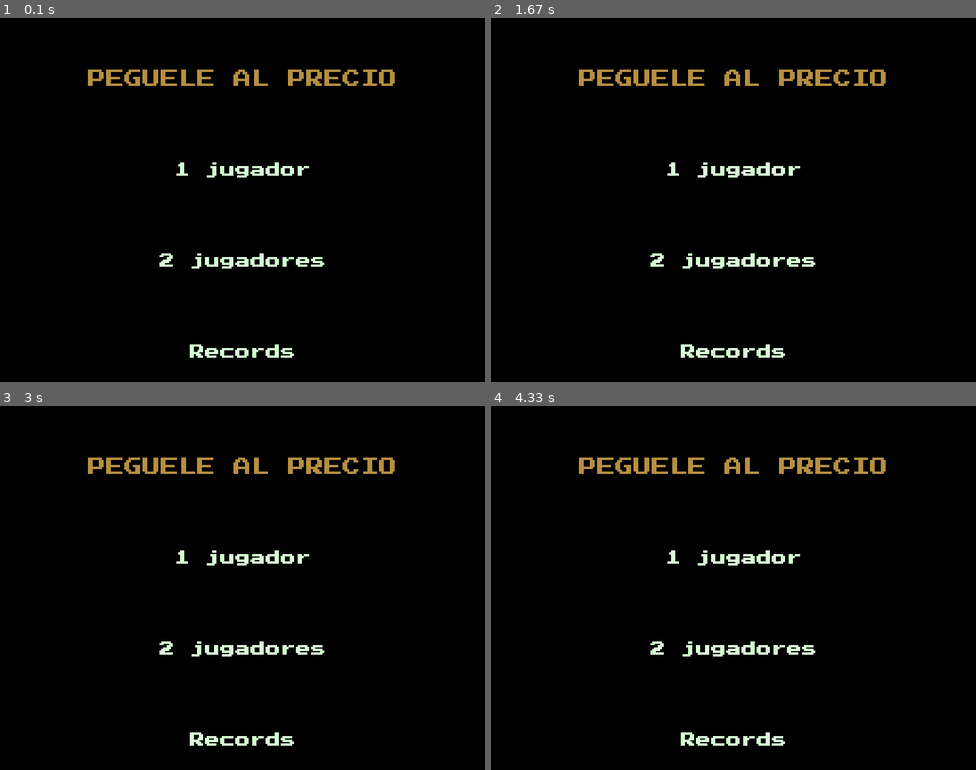
Above: before the commit, frames 1-4 (two rows, left to right).
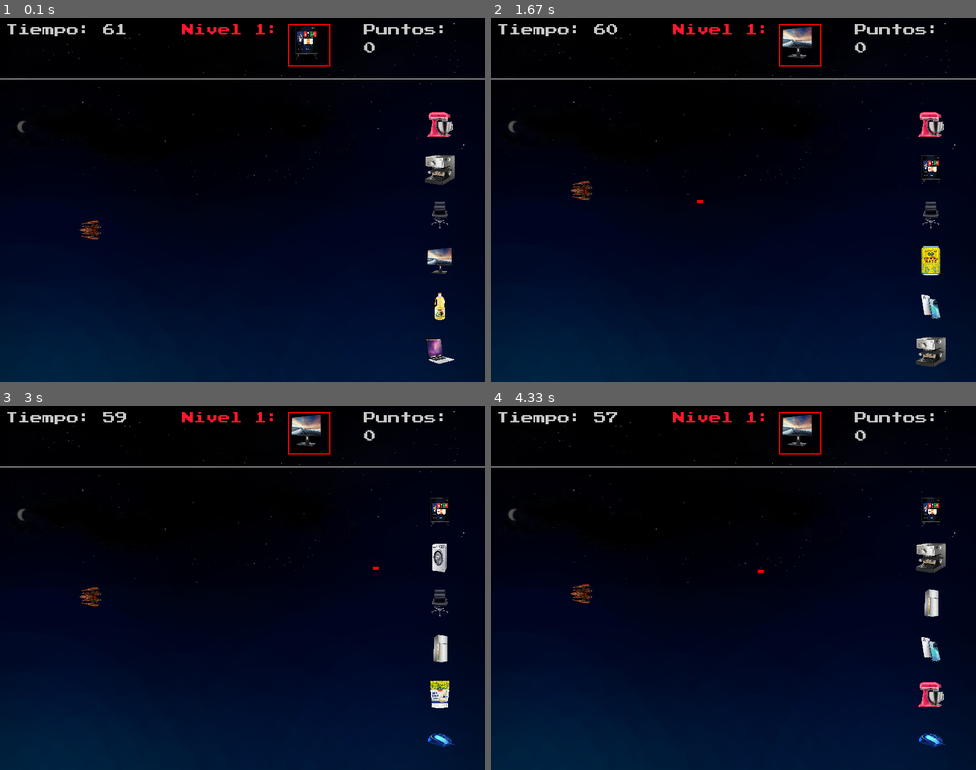
Above: after the commit, the same moments.

Repository: Pungsis/pygame-Cabrera-Porsia
Game: pygame game, started from principal.py
The game is run twice, just before and just after one commit, with the same random seed, the same clock (stepped at 60 frames per second) and the same inputs.
Inputs:
- Up to frame 1 (0.1 s): no input
- Up to frame 2 (1.67 s): hold W 0.33-0.8 s; hold S 0.83-1.13 s; tap Right Ctrl at 1.17, 1.57 s; hold W from 1.5 s (still down)
- Up to frame 3 (3 s): release W at 1.87 s; hold S 1.9-2.27 s; tap Right Ctrl at 1.97, 2.37, 2.7 s; hold W 2.3-2.6 s; hold S 2.63-2.93 s; hold W from 2.97 s (still down)
- Up to frame 4 (4.33 s): tap Right Ctrl at 3.03, 3.43, 3.83, 4.17 s; release W at 3.33 s; hold S 3.37-3.73 s; hold W 3.77-4.07 s; hold S from 4.1 s (still down)

The runs differ from the first frame. In frame 1, 52% of the frame differs, in the area x 0-100%, y 1-100%; in frame 2, 52%; in frame 3, 52%; in frame 4, 52%.

Commit message:
agregada nuevas funcionalidades

Diff:
--- a/configuracion.py
+++ b/configuracion.py
@@ -1,7 +1,7 @@
 MINIMO = 40
 TAMANNO_LETRA = 30
 TAMANNO_LETRA_GRANDE = 80
-FPS_inicial = 3
+FPS_INICIAL = 30
 TIEMPO_MAX = 61
 N = 6
 
@@ -13,3 +13,5 @@
 COLOR_TIEMPO_FINAL = (200,20,10)
 MARGEN = 1000
 ESPACIO = 50
+IMAGEN_PRODUCTO_WIDTH = 50
+IMAGEN_PRODUCTO_HEIGHT = 50
--- a/datosRecords.txt
+++ b/datosRecords.txt
@@ -1,8 +1,16 @@
-1938,SON
+1938,WOS
 9282,PEN
 9282,PAS
 9282,PER
 9232,PDS
 9282,PER
 9713,PER
-22182,PON
+2000,BAN
+2000,POA
+112716,POR
+202532,POR
+11360,PNZ
+7212,SDZ
+2055,ASD
+39456,PER
+16565,PER
--- a/extras.py
+++ b/extras.py
@@ -1,26 +1,24 @@
 import random
-import pygame
+import pygame, os
 from pygame.locals import *
 from configuracion import *
 
 
-def dameLetraApretada(key):
-    if K_0 <= key <= K_9:
-        return str(key - K_0)
-    else:
-        return ""
 
 
-def dibujar(screen, productos_en_pantalla, producto_principal, producto_candidato, puntos, segundos):
 
-    defaultFont = pygame.font.Font(pygame.font.get_default_font(), 20)
-    defaultFontGrande = pygame.font.Font(pygame.font.get_default_font(), 30)
+def dibujar(screen, productos_en_pantalla, producto_principal, producto_candidato, puntos, segundos, nivel):
+
+    defaultFont = pygame.font.Font("assets/font.ttf", 20)
+    defaultFontGrande = pygame.font.Font("assets/font.ttf", 30)
 
     # Linea del piso
     pygame.draw.line(screen, (255, 255, 255),
-                     (0, ALTO-70), (ANCHO, ALTO-70), 5)
+                     (0, 100), (ANCHO, 100), 1)
     ren1 = defaultFont.render(producto_candidato, 1, COLOR_TEXTO)
-    ren2 = defaultFont.render("Puntos: " + str(puntos), 1, COLOR_TEXTO)
+    ren2 = defaultFont.render("Puntos: ", 1, COLOR_TEXTO)
+    ren5 = defaultFont.render(str(puntos), 1, COLOR_TEXTO)
+    ren4 = defaultFont.render(f"Nivel {nivel}: ", 1, (255,23,45))
     if (segundos < 15):
         ren3 = defaultFont.render(
             "Tiempo: " + str(int(segundos)), 1, COLOR_TIEMPO_FINAL)
@@ -32,17 +30,33 @@
     y_pos = ALTO - (ALTO-100)
 
     pos = 0
+    y2 = 75
     for producto in productos_en_pantalla:
-        nombre_en_pantalla = str(pos) + " - "+producto[0]+producto[1]
         if producto[0] == producto_principal[0] and producto[1]== producto_principal[1]:
-            screen.blit(defaultFontGrande.render(nombre_en_pantalla,
-                        1, COLOR_TIEMPO_FINAL), (x_pos, y_pos))
+            imagen = pygame.image.load(os.path.join("assets", "productos", f"{producto[0]}.png")).convert_alpha()
+            imagen_transformada = pygame.transform.scale(imagen, (60, 60))
+            pygame.draw.rect(screen, (255, 0, 0), (475, 10, 70, 70), 2)
+            screen.blit(imagen_transformada, (475, 10))
         else:
-            screen.blit(defaultFontGrande.render(
-                nombre_en_pantalla, 1, COLOR_LETRAS), (x_pos, y_pos))
+            rect = pygame.Rect(700, y2, IMAGEN_PRODUCTO_WIDTH,IMAGEN_PRODUCTO_HEIGHT)
+            imagen = pygame.image.load(os.path.join("assets", "productos", f"{producto[0]}.png"))
+            imagen_transformada = pygame.transform.scale(imagen, (IMAGEN_PRODUCTO_WIDTH, IMAGEN_PRODUCTO_HEIGHT))
+            screen.blit(imagen_transformada, (rect.x, rect.y))
+
+
+        y2 += 75
+        # nombre_en_pantalla = str(pos) + " - "+producto[0]+producto[1]
+        # if producto[0] == producto_principal[0] and producto[1]== producto_principal[1]:
+        #     screen.blit(defaultFontGrande.render(nombre_en_pantalla,
+        #                 1, COLOR_TIEMPO_FINAL), (x_pos, y_pos))
+        # else:
+        #     screen.blit(defaultFontGrande.render(
+        #         nombre_en_pantalla, 1, COLOR_LETRAS), (x_pos, y_pos))
         pos += 1
         y_pos += ESPACIO
 
     screen.blit(ren1, (190, 570))
     screen.blit(ren2, (600, 10))
     screen.blit(ren3, (10, 10))
+    screen.blit(ren4, (300, 10))
+    screen.blit(ren5, (600, 40))
--- a/funcionesVACIAS.py
+++ b/funcionesVACIAS.py
@@ -41,11 +41,11 @@
 def dameProducto(lista_productos, margen):
     busqueda = []
     while len(busqueda) < 2:
-        producto = buscar_producto(lista_productos)
+        producto = lista_productos[random.randint(0,5)]
         if producto[1] == "(Premium)":
             busqueda = list(filter(lambda x: abs(producto[2] - x[2]) < margen, lista_productos))
         else:
-            busqueda = list(filter(lambda x: abs(producto[2] - x[1]) < margen, lista_productos))
+            busqueda = list(filter(lambda x: abs(producto[2] - x[2]) < margen, lista_productos))
     return producto
 
 
@@ -81,7 +81,7 @@
     lista_copia = list(filter(lambda x: producto[0] != x[0], lista_copia))
     print(len(lista_copia), producto[0])
     nueva_lista = []
-    while len(nueva_lista) < 5:
+    while len(nueva_lista) < 6:
         index_azar = random.randint(0, len(lista_copia) - 1)
         nueva_lista.append(lista_copia[index_azar])
         lista_copia.pop(index_azar)
@@ -98,3 +98,21 @@
     else:
         lista_devolver = list(map(transformada, nueva_lista))
         return [producto] + lista_devolver
+
+def index_producto_elegido(lista_productos, producto_elegido):
+    index = 0
+    for i in range(0, len(lista_productos)):
+        if lista_productos[i][0] == producto_elegido[0]:
+            index = i
+            break
+
+    return index
+
+
+# lista_productos = lectura()
+# producto = dameProducto(lista_productos, 1000)
+# productos_en_pantalla = dameProductosAleatorios(producto, lista_productos, 1000)
+# producto2 = dameProducto(productos_en_pantalla[1:],1000)
+# print(productos_en_pantalla)
+# print(producto2)
+# print(index_producto_elegido(productos_en_pantalla, producto2))
--- a/principal.py
+++ b/principal.py
@@ -17,103 +17,142 @@
 # Preparar la ventana
 screen = pygame.display.set_mode((ANCHO, ALTO))
 pygame.display.set_caption("Peguele al precio")
+BACKGROUND = pygame.image.load(os.path.join("assets", "background.png")).convert()
+NAVE_ESPACIAL_IMAGEN = pygame.image.load(os.path.join("assets", "spaceship_red.png"))
+NAVE_ESPACIAL_WIDTH = 100
+NAVE_ESPACIAL_HEIGHT = 95
+NAVE_ESPACIAL = pygame.transform.rotate(pygame.transform.scale(NAVE_ESPACIAL_IMAGEN, (NAVE_ESPACIAL_WIDTH, NAVE_ESPACIAL_HEIGHT)), 90)
+VELOCIDAD_NAVE = 5
+VELOCIDAD_DISPARO = 5
+MAXIMOS_DISPAROS = 3
+disparos = []
+DISPARO_IMPACTO = pygame.USEREVENT + 2
+IMAGEN_PRODUCTO_WIDTH = 50
+IMAGEN_PRODUCTO_HEIGHT = 50
+
+def dibujar_nave(rect):
+    screen.blit(NAVE_ESPACIAL, (rect.x, rect.y))
+
+def manejar_movimiento_nave(tecla_presionada , rectangulo):
+    if tecla_presionada[pygame.K_w] and rectangulo.y - VELOCIDAD_NAVE >= 100 and rectangulo.y - VELOCIDAD_NAVE <= 550: # Arriba
+        rectangulo.y -= VELOCIDAD_NAVE
+
+    if tecla_presionada[pygame.K_s] and rectangulo.y - VELOCIDAD_NAVE >= 0 and rectangulo.y - VELOCIDAD_NAVE <= 500: # Abajo
+        rectangulo.y += VELOCIDAD_NAVE
+
+
+def manejar_disparos(lista_disparos, rectangulo):
+    for disparo in lista_disparos:
+        disparo.x += VELOCIDAD_DISPARO
+        if rectangulo.colliderect(disparo):
+            pygame.event.post(pygame.event.Event(DISPARO_IMPACTO, rect=rectangulo.y))
+            lista_disparos.remove(disparo)
+        if disparo.x > ANCHO:
+            lista_disparos.remove(disparo)
+
+def dibujar_rect_productos():
+    lista_rect = []
+    y2 = 75
+    for i in range(0,7):
+        rect = pygame.Rect(700, y2, IMAGEN_PRODUCTO_WIDTH,IMAGEN_PRODUCTO_HEIGHT)
+        lista_rect.append(rect)
+        y2 += 75
+    return lista_rect
+
+def dibujar_disparos(disparos):
+    for disparo in disparos:
+        pygame.draw.rect(screen, (255,0,0), disparo)
 
 def get_font(size):
     return pygame.font.Font("assets/font.ttf", size)
 
 def main():
-
-    # tiempo total del juego
+    rect = pygame.Rect(100, 300, NAVE_ESPACIAL_WIDTH,NAVE_ESPACIAL_HEIGHT)
+    lista_rectangulos_prod = dibujar_rect_productos()
+    diccionario = {}
+    contador = 0
+    for i in lista_rectangulos_prod:
+        diccionario[contador] = [i.x, i.y]
+        contador += 1
+    print(diccionario)
     gameClock = pygame.time.Clock()
     totaltime = 0
-    segundos = 5 # Tiempo max va aca
-    fps = FPS_inicial
+    nivel = 1
+    segundos = TIEMPO_MAX # Tiempo max va aca
     corriendo = True
-
-    puntos = 0  # puntos o dinero acumulado por el jugador
+    puntos = 0
     producto_candidato = ""
-
-
-    #Lee el archivo y devuelve una lista con los productos,
-    lista_productos = lectura()  # lista de productos
-
-    # Elegir un producto, [producto, calidad, precio]
+    lista_productos = lectura()
     producto = dameProducto(lista_productos, MARGEN)
-
-    # Elegimos productos aleatorios, garantizando que al menos 2 mas tengan el mismo precio.
-    # De manera aleatoria se debera tomar el valor economico o el valor premium.
-    # Agregar  '(economico)' o '(premium)' y el precio
     productos_en_pantalla = dameProductosAleatorios(producto, lista_productos, MARGEN)
+    producto_elegido_programa = dameProducto(productos_en_pantalla[1:], MARGEN)
+    index = index_producto_elegido(productos_en_pantalla, producto_elegido_programa)
     print(productos_en_pantalla)
-
-    # dibuja la pantalla la primera vez
     dibujar(screen, productos_en_pantalla, producto,
-            producto_candidato, puntos, segundos)
+            producto_candidato, puntos, segundos, nivel)
     time_delay = 1000
     timer_event = pygame.USEREVENT+1
     pygame.time.set_timer(timer_event, time_delay)
 
-    while segundos > fps/1000 or corriendo:
-        # 1 frame cada 1/fps segundos
-        gameClock.tick(fps)
+
+    while corriendo:
+        gameClock.tick(40)
         totaltime += gameClock.get_time()
 
-        if True:
-            fps = 10
-
-        # Buscar la tecla apretada del modulo de eventos de pygame
         for e in pygame.event.get():
 
-            # QUIT es apretar la X en la ventana
             if e.type == QUIT:
                 pygame.quit()
-                return ()
+                sys.exit()
             if e.type == timer_event:
                 segundos -= 1
                 if segundos == 0:
                     juego_terminado(puntos)
                     corriendo = False
-
-
-
-            # Ver si fue apretada alguna tecla
             if e.type == KEYDOWN:
-                letra = dameLetraApretada(e.key)
-                producto_candidato += letra  # va concatenando las letras que escribe
-                if e.key == K_BACKSPACE:
-                    # borra la ultima
-                    producto_candidato = producto_candidato[0:len(producto_candidato)-1]
-                if e.key == K_RETURN:  # presionó enter
-                    indice = int(producto_candidato)
-                    # chequeamos si el prducto no es el producto principal. Si no lo es procesamos el producto
-                    if indice < len(productos_en_pantalla):
-                        puntos += procesar(producto, productos_en_pantalla[indice], MARGEN)
-                        producto_candidato = ""
-                        # Elegir un producto
-                        producto = dameProducto(lista_productos, MARGEN)
-                        # elegimos productos aleatorios, garantizando que al menos 2 mas tengan el mismo precio
-                        productos_en_pantalla = dameProductosAleatorios(producto, lista_productos, MARGEN)
-                    else:
-                        producto_candidato = ""
-        # Hay que cambiar esto! get ticks se inicializa en pygame.init()
-
-
-
-        # Limpiar pantalla anterior
+                # Hay un error si pones una letra por ejemplo y clickeas
+                # aunque no aparezca en  pantalla!
+                # letra = dameLetraApretada(e.key)
+                # producto_candidato += letra  # va concatenando las letras que escribe
+                # if e.key == K_BACKSPACE:
+                #     producto_candidato = producto_candidato[0:len(producto_candidato)-1]
+                # if e.key == K_RETURN:  # presionó enter
+                #     nivel += 1
+
+                #     if indice < len(productos_en_pantalla):
+                #         puntos += procesar(producto, productos_en_pantalla[indice], MARGEN)
+                #         producto_candidato = ""
+                #         producto = dameProducto(lista_productos, MARGEN)
+                #         productos_en_pantalla = dameProductosAleatorios(producto, lista_productos, MARGEN)
+                #     else:
+                #         producto_candidato = ""
+                if e.key == pygame.K_RCTRL and len(disparos) < MAXIMOS_DISPAROS:
+                    bullet = pygame.Rect(rect.x + rect.width, rect.y + rect.height // 2 - 2, 10, 5)
+                    disparos.append(bullet)
+            if e.type == DISPARO_IMPACTO:
+                print(diccionario[index][1])
+                if e.rect == diccionario[index][1]:
+                    print("PRODUCTO ELEGIDO GOLPEADO!!!")
+                    puntos += procesar(producto, productos_en_pantalla[index], MARGEN)
+                producto = dameProducto(lista_productos, MARGEN)
+                productos_en_pantalla = dameProductosAleatorios(producto, lista_productos, MARGEN)
+                producto_elegido_programa = dameProducto(productos_en_pantalla[1:], MARGEN)
+                index = index_producto_elegido(productos_en_pantalla, producto_elegido_programa)
+        for i in lista_rectangulos_prod:
+            manejar_disparos(disparos,i)
+        tecla_presionada = pygame.key.get_pressed()
+        manejar_movimiento_nave(tecla_presionada, rect)
+
         screen.fill(COLOR_FONDO)
-
-        # Dibujar de nuevo todo
+        screen.blit(BACKGROUND, (0, 0))
+        dibujar_nave(rect)
+        dibujar_disparos(disparos)
         dibujar(screen, productos_en_pantalla, producto,
-                producto_candidato, puntos, segundos)
-
-        pygame.display.flip()
-
-    while 1 or corriendo:
-        # Esperar el QUIT del usuario
-        for e in pygame.event.get():
-            if e.type == QUIT:
-                pygame.quit()
-                sys.exit()
+            producto_candidato, puntos, segundos, nivel)
+
+        pygame.display.update()
+
+
 
 def menu():
     corriendo = True
@@ -294,4 +333,4 @@
 
 # Programa Principal ejecuta Main
 if __name__ == "__main__":
-    menu()
+    main()
--- a/records.txt
+++ b/records.txt
@@ -1,8 +1,10 @@
-1            PO            22182
-2            PER            9713
-3            PEN            9282
-4            PEN            9282
-5            PEN            9282
-6            PAS            9282
-7            PEN            9232
-8            SON            1938
+1            POR             202532
+2            POR             112716
+3            PER             39456
+4            PER            16565
+5            PNZ             11360
+6            PER            9713
+7            PEN            9282
+8            PAS            9282
+9            PER            9282
+10            PER            9282
--- a/records_utils.py
+++ b/records_utils.py
@@ -3,13 +3,13 @@
     archivo_records = open("./datosRecords.txt")
     lista = []
     lista2 = []
-
     for linea in archivo_records:
-
         lista.append(int(linea[0:-1].split(",")[0]))
         lista2.append(linea[0:-1].split(",")[1])
 
+
     archivo_records.close()
+    print(lista, lista2)
     return lista, lista2
 
 
@@ -24,16 +24,21 @@
             if copia_lista_puntajes[i] == lista_puntajes[j]:
                 diccionario[str(i + 1)] = [copia_lista_puntajes[i], lista_apodos[j]]
                 # lista.append([copia_lista_puntajes[i], lista_apodos[j]])
-                del lista_puntajes[j]
+                lista_puntajes.pop(j)
+                lista_apodos.pop(j)
+                print(lista_apodos)
                 break
     return diccionario
 
 
 def write_records(dic):
     file = open("./records.txt", "w")
-
+    contador = 0
     for x, y in dic.items():
         file.write(f"{x}            {y[1]}            {y[0]}\n")
+        contador += 1
+        if contador == 10:
+            break
 
     file.close()
 
@@ -48,7 +53,7 @@
     apodo = apodo.split(" ")
     apodo = "".join(apodo)
 
-    file.write(f"{str(puntos)},{apodo}")
+    file.write(f"{str(puntos)},{apodo} ")
 
     file.close()
 
Binary file added: assets/background.png
Binary file added: assets/productos/Aceite de cocina.png
Binary file added: assets/productos/Arroz.png
Binary file added: assets/productos/Batidora.png
Binary file added: assets/productos/Cafetera.png
Binary file added: assets/productos/Laptop.png
Binary file added: assets/productos/Lavadora.png
Binary file added: assets/productos/Microondas.png
Binary file added: assets/productos/Monitor de computadora.png
Binary file added: assets/productos/Mouse.png
Binary file added: assets/productos/Refrigerador.png
Binary file added: assets/productos/Silla de oficina.png
(and 4 more such lines)
